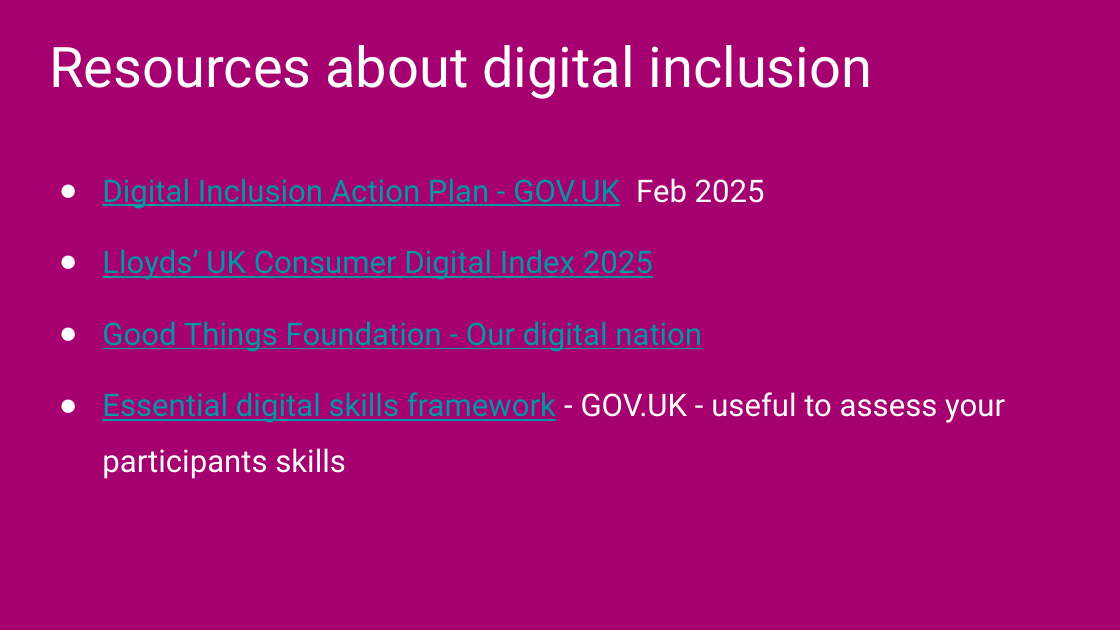
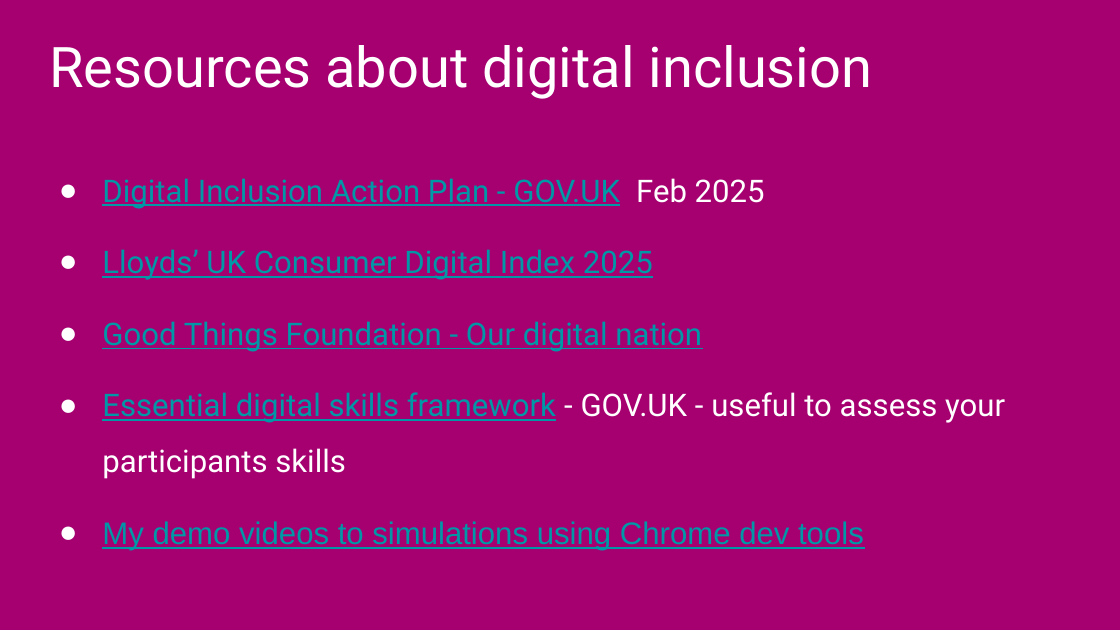
Before and after one commit to stephanie-K/portfolio, a slide deck: slide 37 of assets/images/Practical-steps/Practical-steps-to-more-inclusive-practice.pptx. Drawn at 1120x630 pixels with LibreOffice and Linux fonts; fonts in the diff are those of the drawing. Boxes give left, top, right and bottom in pixels: in the first picture for what was removed or moved away, otherwise in the second. Text is boxed around its words. In the diff, an @@ line names an element or a change of style, - is before the commit and + after.

```diff
--- a/assets/images/Practical-steps/Practical-steps-to-more-inclusive-practice.pptx
+++ b/assets/images/Practical-steps/Practical-steps-to-more-inclusive-practice.pptx
@@ text at (102, 521, 864, 550): paragraph added @@
+● My demo videos to simulations using Chrome dev tools
```
Also in this commit, not shown: 2 other slides changed, 1 other file.
